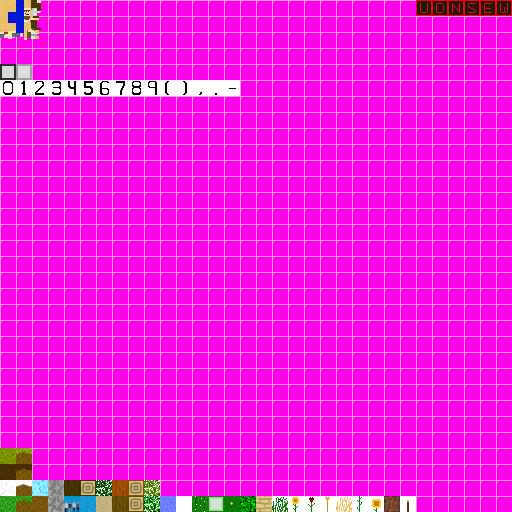
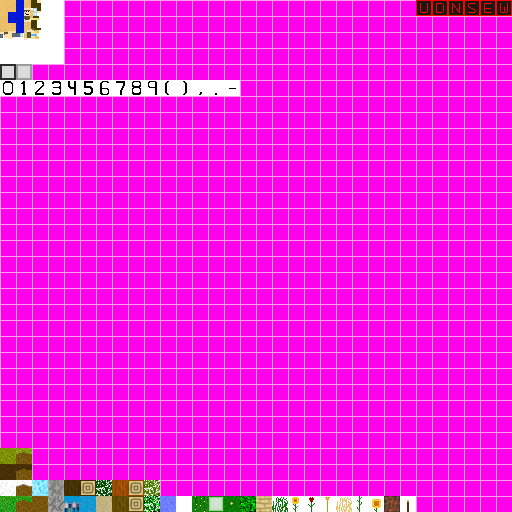
Layers edited between the first and the second 512x512 image:
painted on "Pasted Layer" over left=0, top=0, right=64, bottom=64
